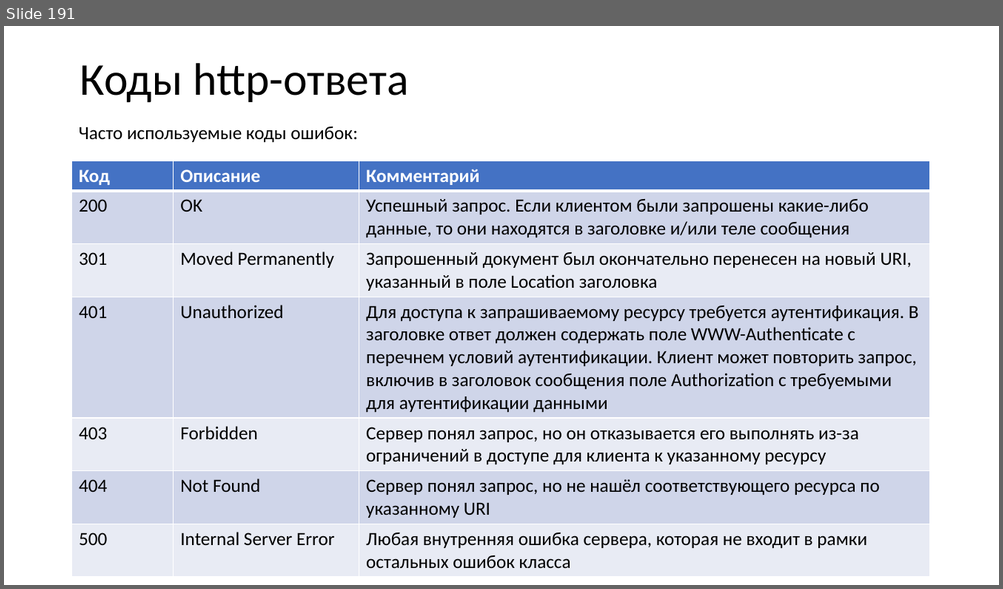
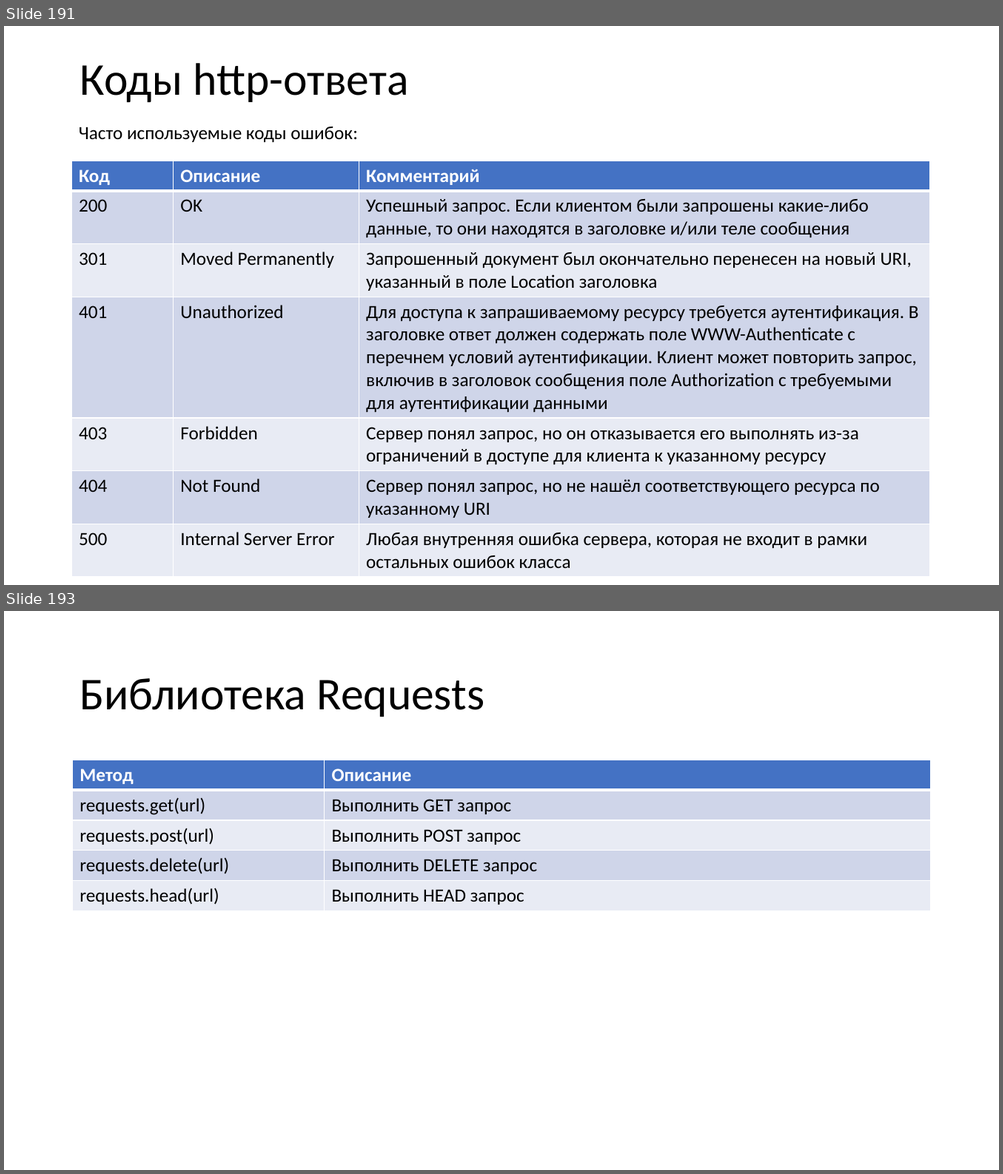
Before and after one commit to paveltsytovich/telegram-course, a slide deck: Presentation/Разработка ботов для телеграмм на Python.pptx. Shown one above the other, each under a label of ours: slide 191 before the commit, slides 191 and 193 after it; the slides between them are not shown. The pictures are 1003x589 and 1003x1174 pixels, drawn with LibreOffice and Linux fonts; fonts in the diff are those of the drawing. Boxes give left, top, right and bottom in pixels: in the first picture for what was removed or moved away, otherwise in the second. Text is boxed around its words. In the diff, an @@ line names an element or a change of style, - is before the commit and + after.

```diff
--- a/Presentation/Разработка ботов для телеграмм на Python.pptx
+++ b/Presentation/Разработка ботов для телеграмм на Python.pptx
@@ slide 193 added at box(4, 611, 999, 1170), background #FFFFFF @@
@@ title added at box(79, 678, 484, 717), 44 pt, text #000000 @@
+Библиотека Requests
@@ table added at box(73, 760, 930, 911), 5 rows, 2 columns @@
+Метод | Описание
+requests.get(url) | Выполнить GET запрос
+requests.post(url) | Выполнить POST запрос
+requests.delete(url) | Выполнить DELETE запрос
+requests.head(url) | Выполнить HEAD запрос
```
Also in this commit, not shown: 2 slides changed, 5 other slides added, 2 other files.
